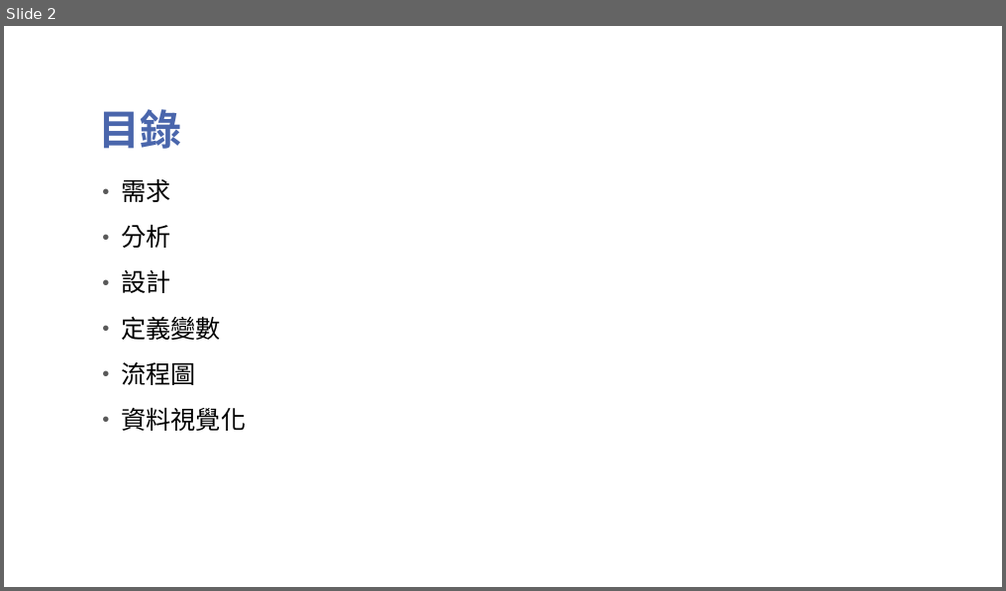
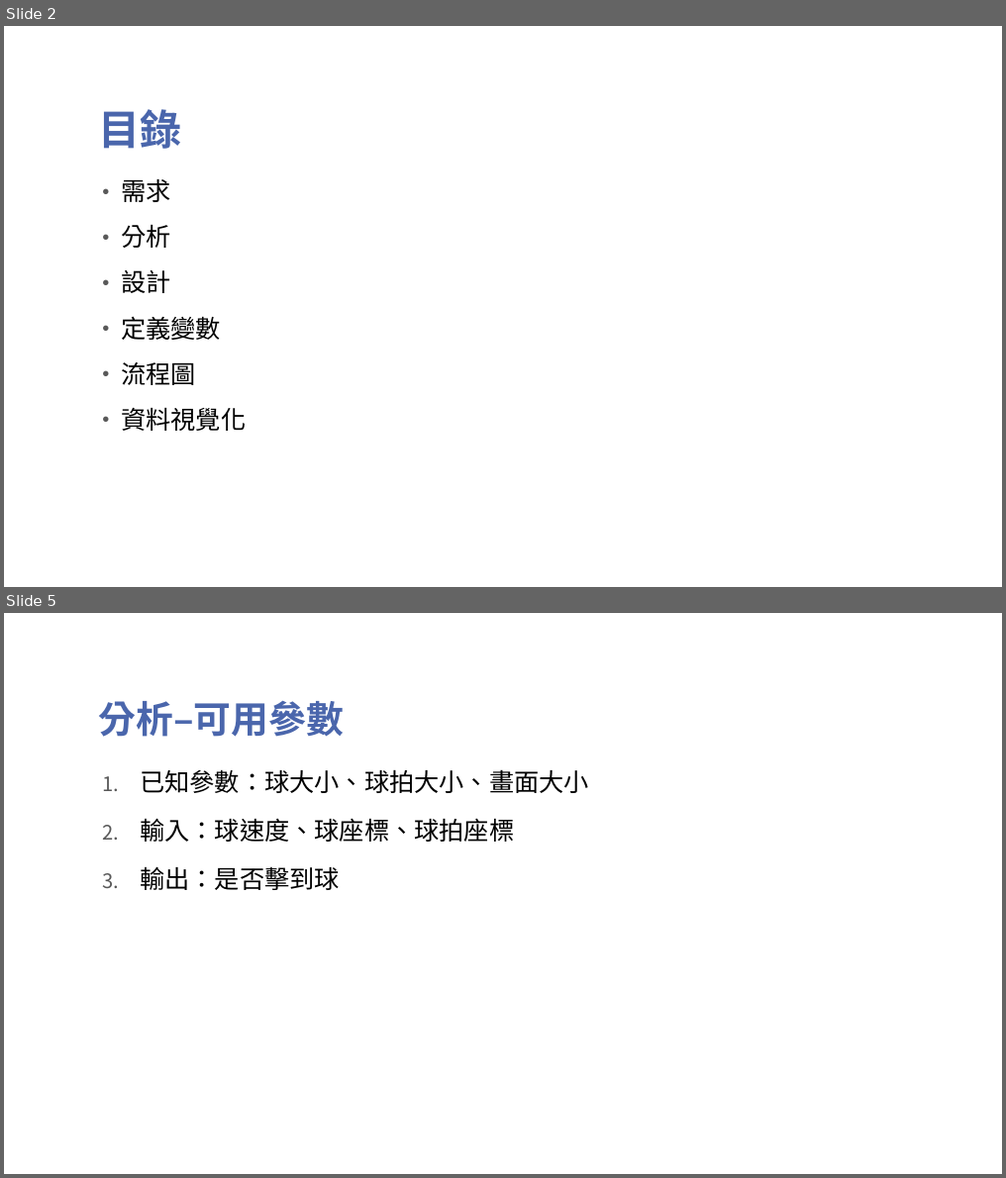
Before and after one commit to Wang-Si-Han/HW6, a slide deck: 機器學習乒乓球.pptx. Shown one above the other, each under a label of ours: slide 2 before the commit, slides 2 and 5 after it; the slides between them are not shown. The pictures are 1006x591 and 1006x1178 pixels, drawn with LibreOffice and Linux fonts; fonts in the diff are those of the drawing; background and template pictures are left out. Boxes give left, top, right and bottom in pixels: in the first picture for what was removed or moved away, otherwise in the second. Text is boxed around its words. In the diff, an @@ line names an element or a change of style, - is before the commit and + after.

```diff
--- a/機器學習乒乓球.pptx
+++ b/機器學習乒乓球.pptx
@@ slide 5 added at bbox=[4, 613, 1002, 1174], background picture (left out) @@
@@ title added at bbox=[99, 700, 344, 737], 36 pt, text #4A66AC, bold @@
+分析–可用參數
@@ text added at bbox=[140, 769, 589, 890], 24 pt, text #000000 @@
+1. 已知參數：球大小、球拍大小、畫面大小
+2. 輸入：球速度、球座標、球拍座標
+3. 輸出：是否擊到球
```
Also in this commit, not shown: 1 slide changed, 3 other slides added.
